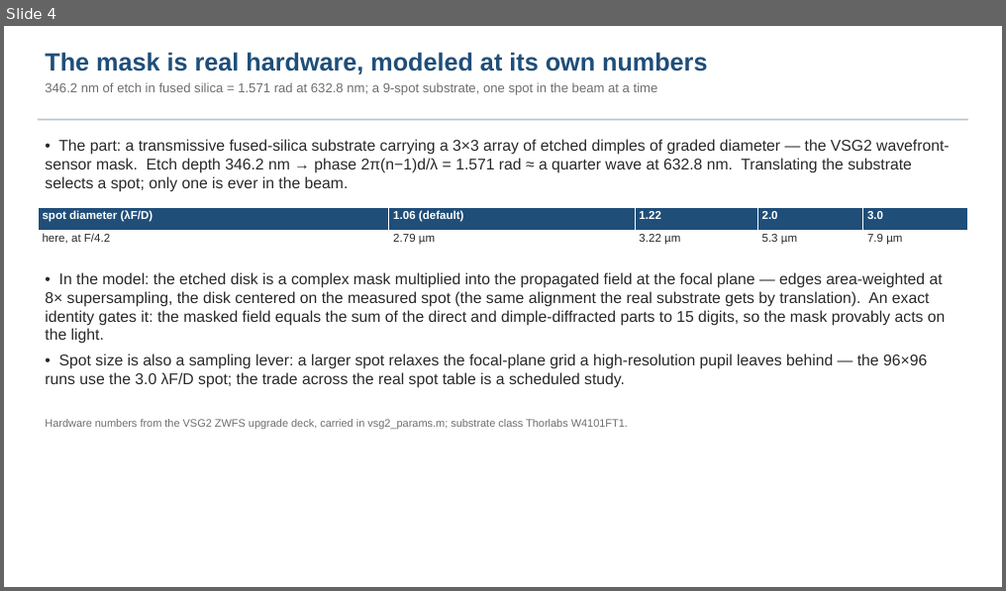
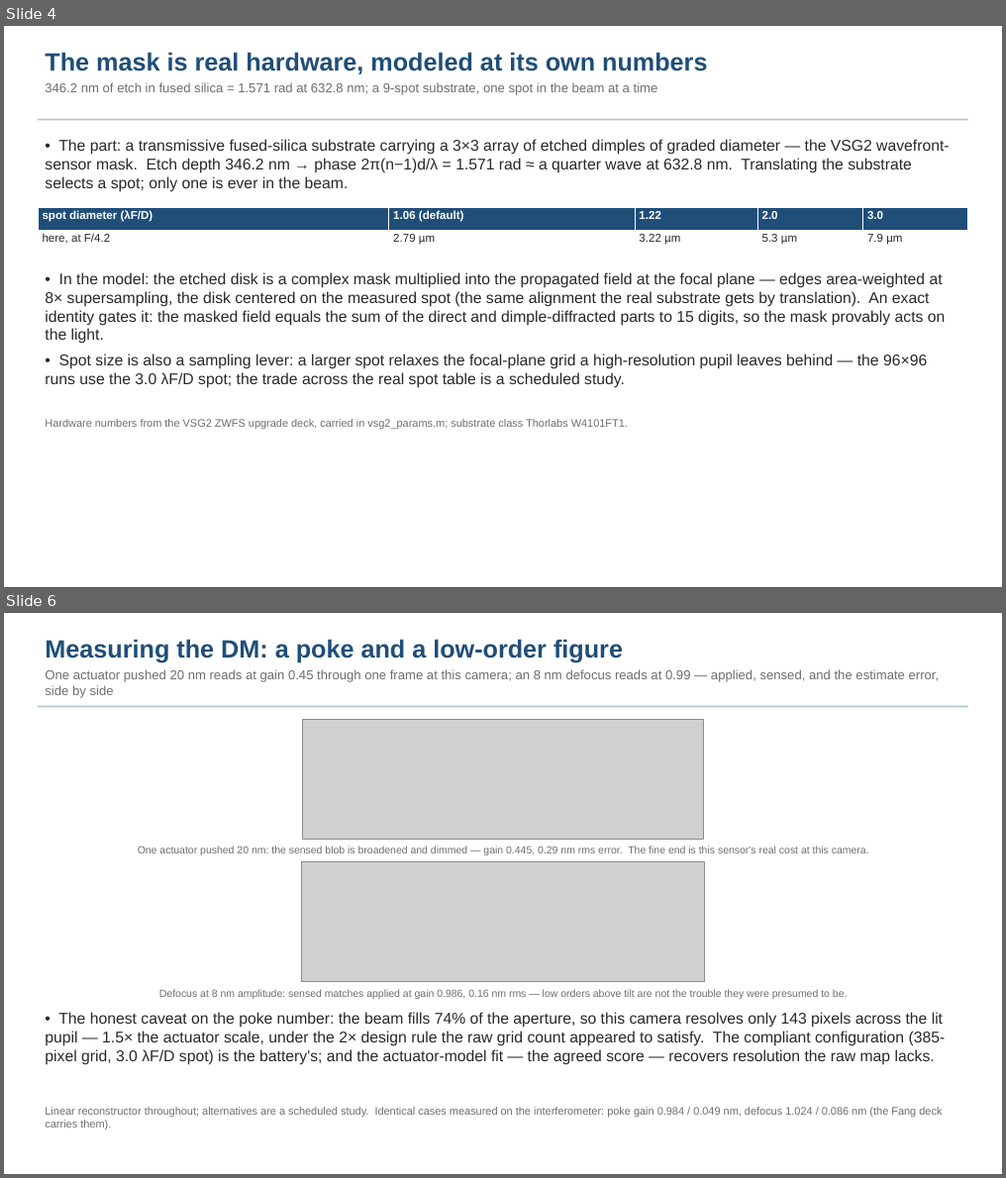
Before and after one commit to nasa-jpl/macos, a slide deck: demo_session/deck_zwfs.pptx. Shown one above the other, each under a label of ours: slide 4 before the commit, slides 4 and 6 after it; the slides between them are not shown. The pictures are 1006x591 and 1006x1178 pixels, drawn with LibreOffice and Linux fonts; fonts in the diff are those of the drawing; grey boxes stand for pictures. Boxes give left, top, right and bottom in pixels: in the first picture for what was removed or moved away, otherwise in the second. Text is boxed around its words. In the diff, an @@ line names an element or a change of style, - is before the commit and + after.

```diff
--- a/demo_session/deck_zwfs.pptx
+++ b/demo_session/deck_zwfs.pptx
@@ slide 6 added at (4, 613, 1002, 1174), background #FFFFFF @@
@@ text added at (45, 639, 940, 698), 12.5 pt, text #6E6E6E @@
+Measuring the DM: a poke and a low-order figure
+One actuator pushed 20 nm reads at gain 0.45 through one frame at this camera; an 8 nm defocus reads at 0.99 — applied, sensed, and the estimate error, side by side
@@ rectangle added at (38, 706, 968, 707), fill #B8C6D4 @@
@@ picture added at (302, 719, 703, 839) @@
@@ text added at (138, 846, 869, 856), 10 pt, text #6E6E6E @@
+One actuator pushed 20 nm: the sensed blob is broadened and dimmed — gain 0.445, 0.29 nm rms error. The fine end is this sensor's real cost at this camera.
@@ picture added at (302, 862, 705, 982) @@
@@ text added at (159, 989, 847, 999), 10 pt, text #6E6E6E @@
+Defocus at 8 nm amplitude: sensed matches applied at gain 0.986, 0.16 nm rms — low orders above tilt are not the trouble they were presumed to be.
@@ text added at (45, 1012, 945, 1065), 15 pt, text #282828 @@
+• The honest caveat on the poke number: the beam fills 74% of the aperture, so this camera resolves only 143 pixels across the lit pupil — 1.5× the actuator scale, under the 2× design rule the raw grid count appeared to satisfy. The compliant configuration (385-pixel grid, 3.0 λF/D spot) is the battery's; and the actuator-model fit — the agreed score — recovers resolution the raw map lacks.
@@ text added at (45, 1107, 942, 1130), 10.5 pt, text #6E6E6E @@
+Linear reconstructor throughout; alternatives are a scheduled study. Identical cases measured on the interferometer: poke gain 0.984 / 0.049 nm, defocus 1.024 / 0.086 nm (the Fang deck carries them).
```
Also in this commit, not shown: 5 slides changed, 9 other files.
